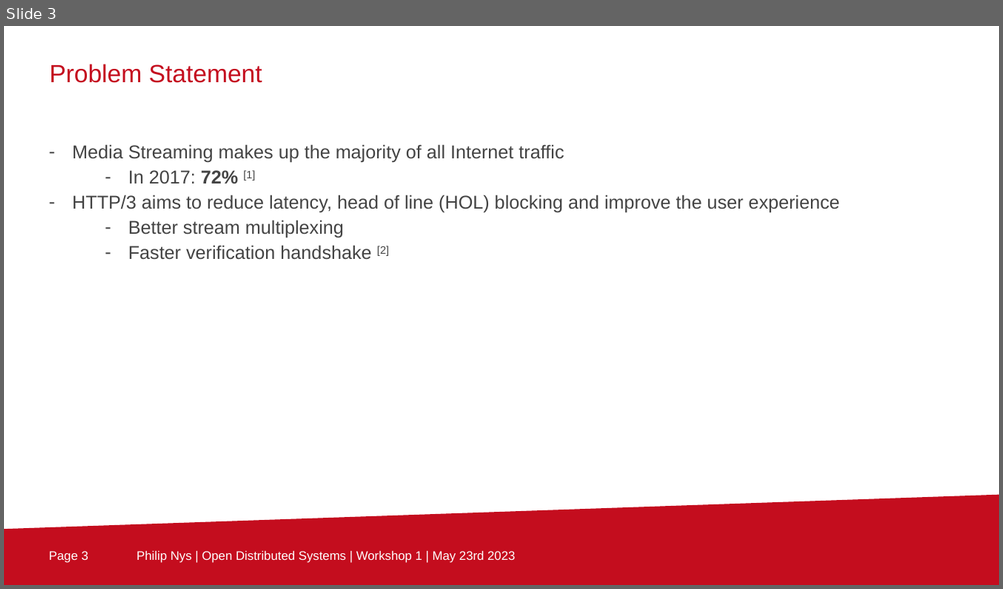
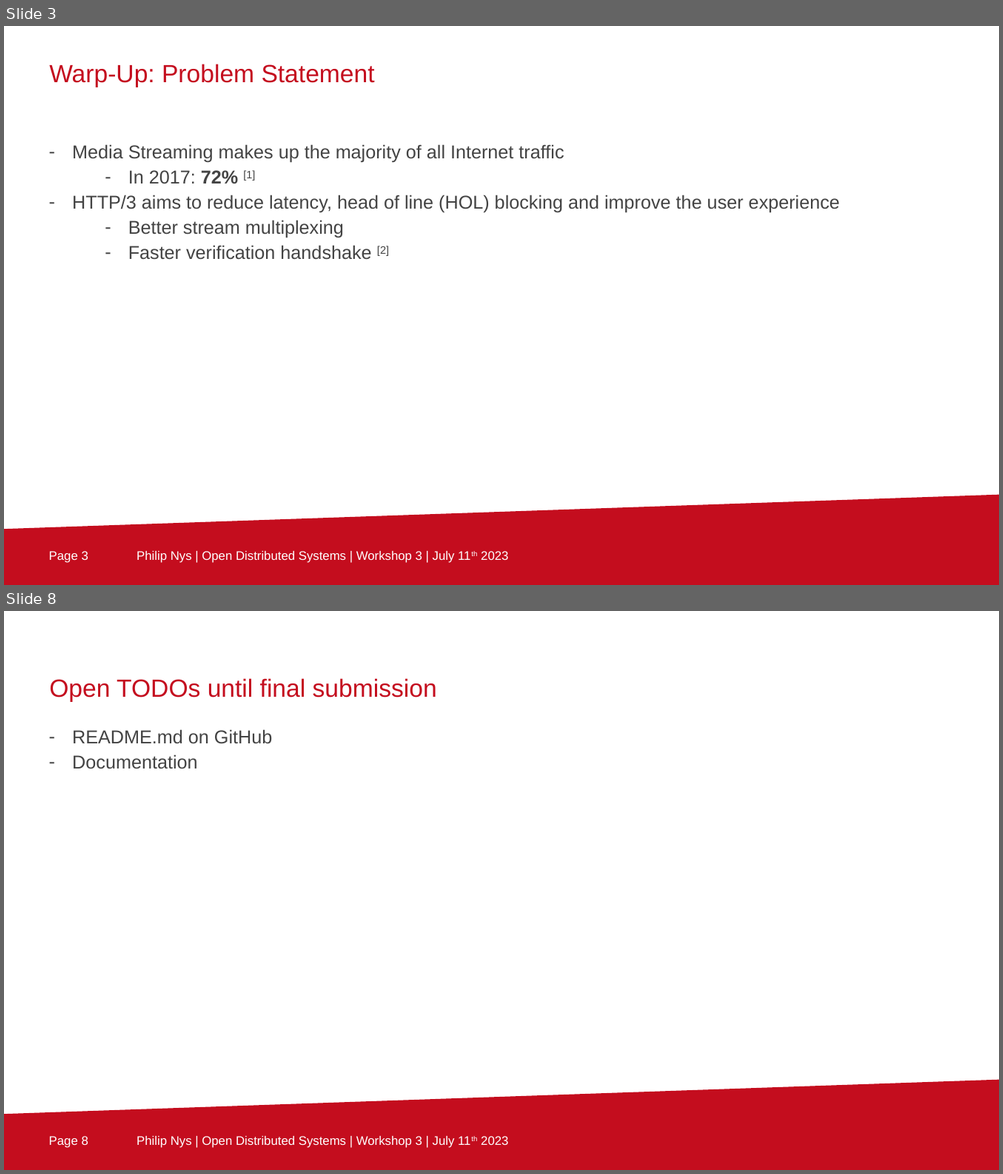
Before and after one commit to ArckyPN/tu-berlin-awt-pj-ss23-http3, a slide deck: Workshops/3/awt-pj-ss23-evaluation-of-http3-for-media-streaming-2.pptx. Shown one above the other, each under a label of ours: slide 3 before the commit, slides 3 and 8 after it; the slides between them are not shown. The pictures are 1003x589 and 1003x1174 pixels, drawn with LibreOffice and Linux fonts; fonts in the diff are those of the drawing; background and template pictures are left out. Boxes give left, top, right and bottom in pixels: in the first picture for what was removed or moved away, otherwise in the second. Text is boxed around its words. In the diff, an @@ line names an element or a change of style, - is before the commit and + after.

```diff
--- a/Workshops/3/awt-pj-ss23-evaluation-of-http3-for-media-streaming-2.pptx
+++ b/Workshops/3/awt-pj-ss23-evaluation-of-http3-for-media-streaming-2.pptx
@@ slide 8 added at (4,611,999,1170), background #FFFFFF; not listed: 3 template elements that a slide beside it also shows @@
@@ text added at (49,678,437,702), 24 pt, text #C40D1E @@
+Open TODOs until final submission
@@ text added at (72,729,272,769), 18 pt, text #434343 @@
+– README.md on GitHub
+– Documentation
@@ slide 3 changed as well @@
@@ text at (49,64,375,87): text changed @@
-Problem Statement
+Warp-Up: Problem Statement
@@ text at (136,551,508,563): text changed @@
-Philip Nys | Open Distributed Systems | Workshop 1 | May 23rd 2023
+Philip Nys | Open Distributed Systems | Workshop 3 | July 11th 2023
```
Also in this commit, not shown: 4 other slides changed, 3 other slides added, 4 slides removed, 2 other files.
